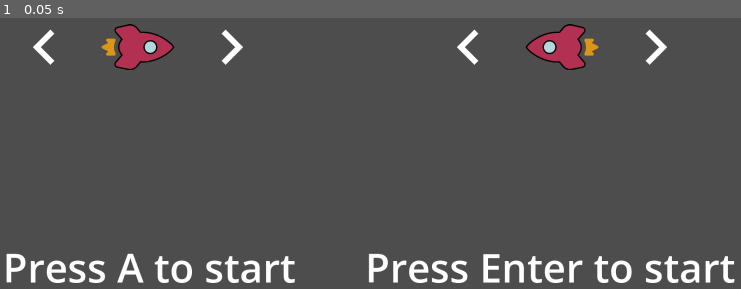
Above: before the commit, frame 1.
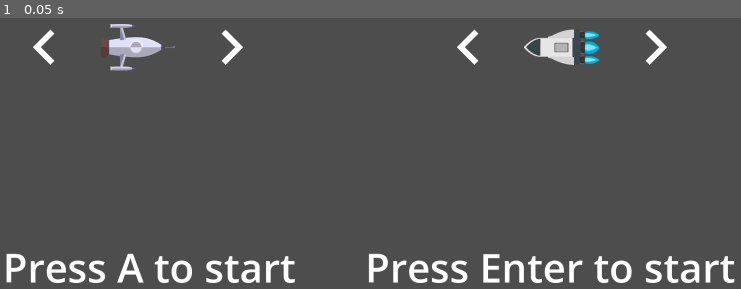
Above: after the commit, the same moment.

Repository: RajwolChapagain/Arcade-Game
Game: Godot game, scene res://UI/main_menu.tscn
The game is run twice, just before and just after one commit, with the same random seed, the same clock (stepped at 60 frames per second) and the same inputs. This scene is started directly instead of the project's main scene.
Inputs:
- Up to frame 1 (0.05 s): no input

The runs differ from the first frame. In frame 1, 2.2% of the frame differs, in the area x 13-81%, y 2-20%.

Commit message:
Add a function to set sprite in main menu

Diff:
--- a/UI/main_menu.gd
+++ b/UI/main_menu.gd
@@ -1,18 +1,20 @@
 extends Control
 
-@export var ships : Array
+@export var ships_sprites : Array
 var left_pointer = 1:
 	get:
 		return left_pointer
 	set(value):
-		left_pointer = clamp(value, 0, ships.size() - 1)
+		left_pointer = clamp(value, 0, ships_sprites.size() - 1)
 var right_pointer = 1:
 	get:
 		return right_pointer
 	set(value):
-		right_pointer = clamp(value, 0, ships.size() - 1)
+		right_pointer = clamp(value, 0, ships_sprites.size() - 1)
 
 func _ready():
+	set_sprite(1, ships_sprites[0])
+	set_sprite(2, ships_sprites[2])
 	pass #▶Initialize sprite based on pointers
 
 func _input(event):
@@ -24,3 +26,7 @@
 		right_pointer -= 1
 	if event.is_action_pressed("p2_right"):
 		right_pointer += 1
+
+func set_sprite(player, sprite : Texture2D):
+	var ship_sprite = $Selection/LeftItems/LeftShip if player == 1 else $Selection/RightItems/RightShip
+	ship_sprite.texture = sprite
--- a/UI/main_menu.tscn
+++ b/UI/main_menu.tscn
@@ -1,11 +1,10 @@
-[gd_scene load_steps=7 format=3 uid="uid://mf26dw6pyc04"]
+[gd_scene load_steps=6 format=3 uid="uid://mf26dw6pyc04"]
 
 [ext_resource type="Texture2D" uid="uid://c87ojw4yeuuud" path="res://UI/right_arrow.svg" id="1_5rmpm"]
 [ext_resource type="Texture2D" uid="uid://dvoiqv1dp1eab" path="res://ship/stock_ship.svg" id="1_835c4"]
 [ext_resource type="Script" path="res://UI/main_menu.gd" id="1_qtlmi"]
-[ext_resource type="PackedScene" uid="uid://dxrj6hhnkc3xu" path="res://ship/scout_ship.tscn" id="2_v6241"]
-[ext_resource type="PackedScene" uid="uid://dsgskm8hx8n3" path="res://ship/stock_ship.tscn" id="3_i0x4h"]
-[ext_resource type="PackedScene" uid="uid://dkg36k7t483lp" path="res://ship/tank_ship.tscn" id="4_gah56"]
+[ext_resource type="Texture2D" uid="uid://d3etsdxr15cwe" path="res://ship/scout_ship.png" id="2_1eyi0"]
+[ext_resource type="Texture2D" uid="uid://deb848xhneunh" path="res://ship/tank_ship.svg" id="4_4vnet"]
 
 [node name="MainMenu" type="Control"]
 layout_mode = 3
@@ -16,7 +15,7 @@
 grow_vertical = 2
 size_flags_vertical = 4
 script = ExtResource("1_qtlmi")
-ships = [ExtResource("2_v6241"), ExtResource("3_i0x4h"), ExtResource("4_gah56")]
+ships_sprites = [ExtResource("2_1eyi0"), ExtResource("1_835c4"), ExtResource("4_4vnet")]
 
 [node name="Prompt" type="HBoxContainer" parent="."]
 layout_mode = 1
